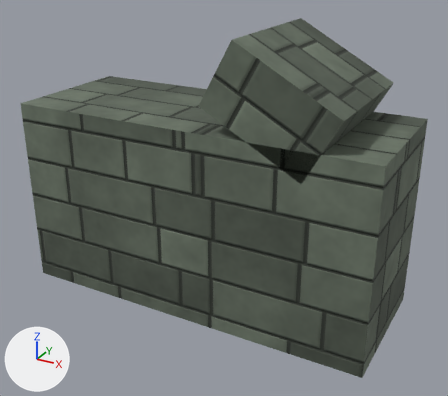
Renders of the glTF model public/models/ville_ruine_mur_casse_mousse.glb from each side of a commit.
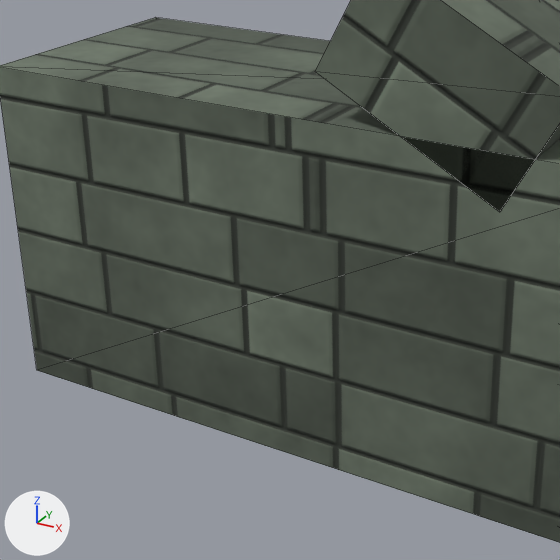
Each version appears first whole from a 50 mm lens placed at (2.65, -4.66, 3.3), pointed at (0.12, -0.07, 1.01), and next in a close-up on the part from 5% to 75% of the width and 17% to 96% of the height. Every picture has the same lights, and +X, +Y and +Z are marked at lower left. The first two pictures are the older version. The close-ups show mesh edges as thin lines. Vertices at exactly the same position are counted once.

Before the edit, the objects in view are built like this:
```python
me_ruine_mur_casse_mousse = bpy.data.meshes.new('ruine_mur_casse_mousse')
me_ruine_mur_casse_mousse.from_pydata(...)  # 16 vertices, 24 faces; spans x -1.7..1.7, y -0.65..0.65, z 0.0..2.55
me_ruine_mur_casse_mousse.materials.append(mat_pierre)
ob_ruine_mur_casse_mousse = bpy.data.objects.new('ruine_mur_casse_mousse', me_ruine_mur_casse_mousse)
ob_ruine_mur_casse_mousse.location = (0.0, 0.0, 0.0)
```
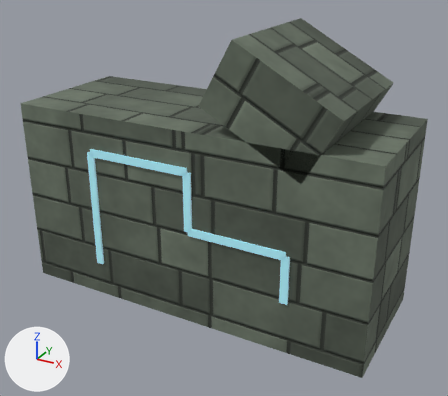
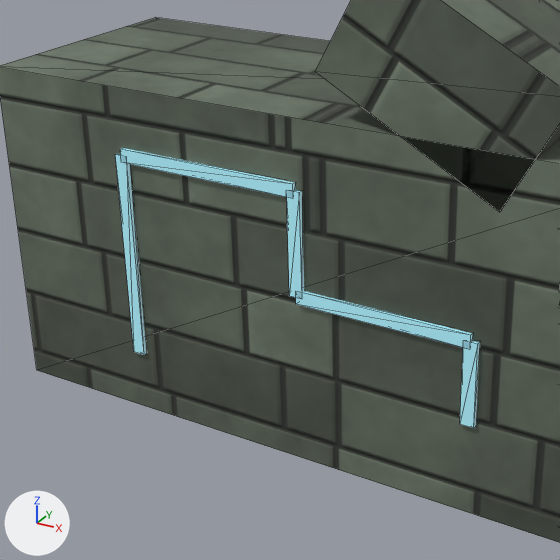
Where the change shows, as pixel boxes (x1, y1, x2, y2) in the close-ups (560 x 560 px):
part 1 of me_ruine_mur_casse_mousse, added (cyan)
    after: (115, 154, 146, 355)
part 2 of me_ruine_mur_casse_mousse, added (cyan)
    after: (120, 148, 295, 198)
part 3 of me_ruine_mur_casse_mousse, added (cyan)
    after: (286, 190, 304, 298)
part 4 of me_ruine_mur_casse_mousse, added (cyan)
    after: (296, 291, 473, 349)
part 5 of me_ruine_mur_casse_mousse, added (cyan)
    after: (460, 341, 480, 428)

The change, as a list of edits to the scene's bpy script:
```text
Add mat_glow:
    mat_glow = bpy.data.materials.new('glow')
    mat_glow.use_nodes = True; mat_glow.node_tree.nodes.clear()
    _N = mat_glow.node_tree.nodes; _L = mat_glow.node_tree.links
    n0 = _N.new('ShaderNodeBsdfPrincipled'); n0.name = 'Principled BSDF'
    n0.inputs[28].default_value = 0.12  # 'Emission Strength'
    n1 = _N.new('ShaderNodeOutputMaterial'); n1.name = 'Material Output'
    n2 = _N.new('ShaderNodeVertexColor'); n2.name = 'Color Attribute'
    _L.new(n0.outputs[0], n1.inputs[0])  # 'BSDF' to 'Surface'
    _L.new(n2.outputs[0], n0.inputs[0])  # 'Color' to 'Base Color'
Change me_ruine_mur_casse_mousse:
    used by ob_ruine_mur_casse_mousse; location = (0.0, 0.0, 0.0)
    remove me_ruine_mur_casse_mousse.from_pydata(...)  # 16 vertices, 24 faces; spans x -1.7..1.7, y -0.65..0.65, z 0.0..2.55
    add me_ruine_mur_casse_mousse.from_pydata(...)  # 96 vertices, 144 faces; spans x -1.7..1.7, y -0.67..0.67, z 0.0..2.55
    me_ruine_mur_casse_mousse part 1: a new loose piece, a box spanning x -0.935..-0.865, y -0.67..-0.64, z 0.342..1.458, in mat_glow
    me_ruine_mur_casse_mousse part 2: a new loose piece, a box spanning x -0.9..0.1, y -0.67..-0.64, z 1.423..1.493, in mat_glow
    me_ruine_mur_casse_mousse part 3: a new loose piece, a box spanning x 0.065..0.135, y -0.67..-0.64, z 0.918..1.458, in mat_glow
    me_ruine_mur_casse_mousse part 4: a new loose piece, a box spanning x 0.1..1.0, y -0.67..-0.64, z 0.883..0.953, in mat_glow
    me_ruine_mur_casse_mousse part 5: a new loose piece, a box spanning x 0.965..1.035, y -0.67..-0.64, z 0.486..0.918, in mat_glow
    other edits to the shape of me_ruine_mur_casse_mousse do not show in these pictures
    add me_ruine_mur_casse_mousse.materials.append(mat_glow)
```
